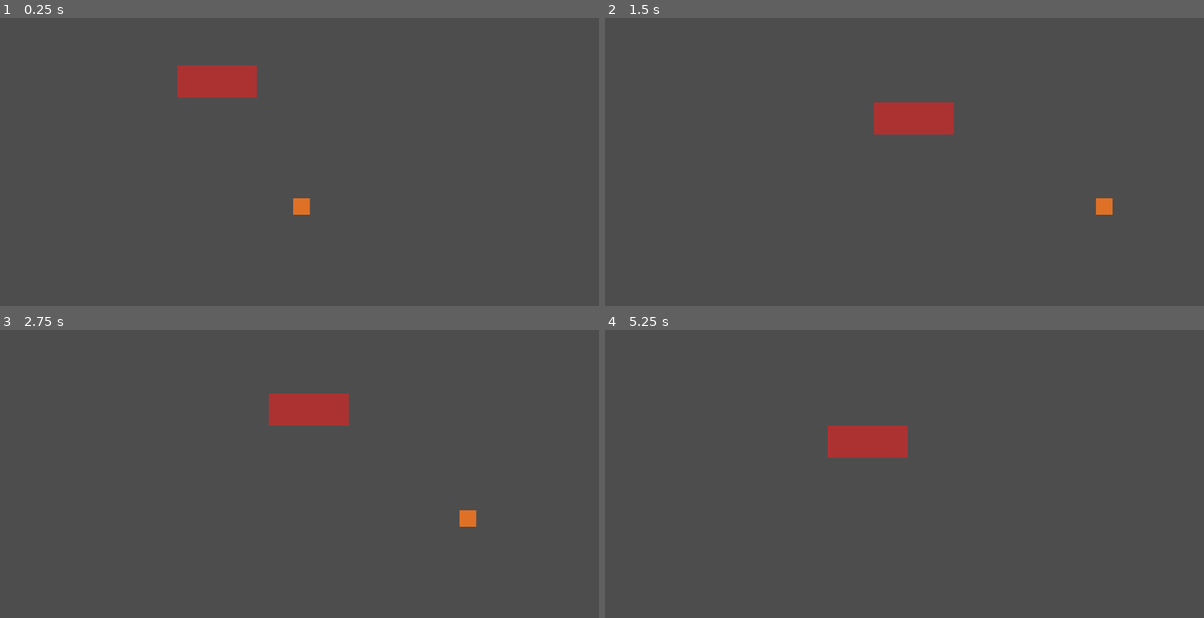
Above: before the commit, frames 1-4 (two rows, left to right).
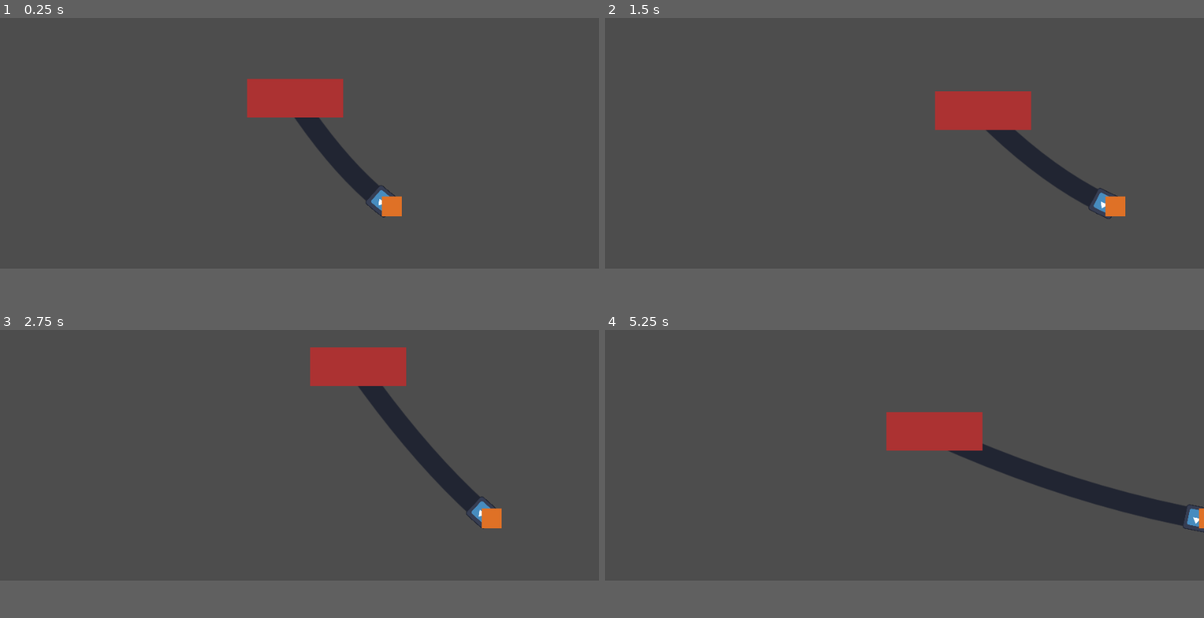
Above: after the commit, the same moments.

Repository: KKrash/TXGJ2024-Summer-
Game: Godot game, scene res://Assets/MainGame.tscn
Same seed, same stepped clock (60 frames per second), same inputs: the game is played once before the commit and once after it. The engine's default icon, where the game draws it, is replaced by a stand-in: a white triangle on a blue panel in a dark square.
Inputs (mouse positions are in pixels of both pictures, inside the frame that each line leads up to):
- Up to frame 1 (0.25 s): no input
- Up to frame 2 (1.5 s): move the mouse to (1036, 121) at 0.52 s; hold D (right) from 0.53 s (still down); tap W (up) at 0.6, 0.77, 1.07, 1.35 s; move the mouse to (784, 156) at 1.27 s
- Up to frame 3 (2.75 s): tap W (up) at 1.52, 1.82, 2.1 s; move the mouse to (359, 376) at 2.02 s; release D (right) at 2.03 s; hold A (left) from 2.03 s (still down)
- Up to frame 4 (5.25 s): move the mouse to (874, 517) at 2.77 s; release A (left) at 2.78 s; hold D (right) 2.78-4.28 s; tap W (up) at 2.85, 3.02, 3.32, 3.6, 3.77, 4.07, 4.35, 4.52, 4.82, 5.1 s; move the mouse to (1084, 499) at 3.52 s; move the mouse to (724, 399) at 4.27 s; hold A (left) 4.28-5.03 s; move the mouse to (934, 450) at 5.02 s; hold D (right) from 5.03 s (still down)
In our replay, the window is 799x449 before the commit and 799x399 after it. These sizes can differ from the game's own. Grey fills any space a smaller window leaves; there, only what the larger window draws over its background counts as a difference.

The runs differ from the first frame. In frame 1, 5.2% of the frame differs, in the area x 29-68%, y 16-70%; in frame 2, 4.7%; in frame 3, 6.0%, in the area x 44-84%, y 5-70%; in frame 4, 5.8%.

Commit message:
rope

Diff:
--- a/LilGuyShooter/Assets/EnemyTestScene.tscn
+++ b/LilGuyShooter/Assets/EnemyTestScene.tscn
@@ -1,6 +1,22 @@
-[gd_scene load_steps=4 format=3 uid="uid://dyb622yxbktq0"]
+[gd_scene load_steps=7 format=3 uid="uid://vclnmq5abuq5"]
 
 [ext_resource type="Script" path="res://Scripts/jumper.gd" id="1_40vhp"]
+[ext_resource type="Texture2D" uid="uid://cq63i8c054hqw" path="res://icon.svg" id="2_k2tfs"]
+
+[sub_resource type="AtlasTexture" id="AtlasTexture_nsqgu"]
+atlas = ExtResource("2_k2tfs")
+region = Rect2(32, 32, 32, 32)
+
+[sub_resource type="SpriteFrames" id="SpriteFrames_4y34t"]
+animations = [{
+"frames": [{
+"duration": 1.0,
+"texture": SubResource("AtlasTexture_nsqgu")
+}],
+"loop": true,
+"name": &"default",
+"speed": 5.0
+}]
 
 [sub_resource type="RectangleShape2D" id="RectangleShape2D_gmeiv"]
 
@@ -17,6 +33,8 @@
 metadata/_edit_group_ = true
 
 [node name="AnimatedSprite2D" type="AnimatedSprite2D" parent="jumper"]
+scale = Vector2(0.624081, 0.659153)
+sprite_frames = SubResource("SpriteFrames_4y34t")
 
 [node name="CollisionShape2D" type="CollisionShape2D" parent="jumper"]
 shape = SubResource("RectangleShape2D_gmeiv")
--- a/LilGuyShooter/Assets/MainGame.tscn
+++ b/LilGuyShooter/Assets/MainGame.tscn
@@ -1,7 +1,6 @@
-[gd_scene load_steps=4 format=3 uid="uid://c8grqae4m3fqf"]
+[gd_scene load_steps=3 format=3 uid="uid://c8grqae4m3fqf"]
 
-[ext_resource type="PackedScene" uid="uid://cb4vpux52v3ib" path="res://Assets/Players/Ship.tscn" id="1_3dbry"]
-[ext_resource type="PackedScene" uid="uid://cn08nyghidn3u" path="res://Assets/Players/LilGuy.tscn" id="1_kn7o5"]
+[ext_resource type="PackedScene" uid="uid://bngy5crnj0bf8" path="res://Assets/Players/GuyandShip.tscn" id="1_hsins"]
 
 [sub_resource type="WorldBoundaryShape2D" id="WorldBoundaryShape2D_o6pjb"]
 
@@ -10,14 +9,13 @@
 [node name="Camera2D" type="Camera2D" parent="."]
 zoom = Vector2(4, 4)
 
-[node name="SpaceMan" parent="." instance=ExtResource("1_kn7o5")]
-position = Vector2(1, 2)
-
-[node name="Ship" parent="." instance=ExtResource("1_3dbry")]
-position = Vector2(-51, -35)
-
 [node name="StaticBody2D" type="StaticBody2D" parent="."]
+collision_layer = 6
+collision_mask = 6
 
 [node name="CollisionShape2D" type="CollisionShape2D" parent="StaticBody2D"]
-position = Vector2(0, 37)
+position = Vector2(-3, 39)
 shape = SubResource("WorldBoundaryShape2D_o6pjb")
+
+[node name="GuyandShip" parent="." instance=ExtResource("1_hsins")]
+position = Vector2(-7, 1)
--- /dev/null
+++ b/LilGuyShooter/Assets/Misc/LaserBlast.tscn
@@ -0,0 +1,19 @@
+[gd_scene load_steps=3 format=3 uid="uid://drxde67s6h5gg"]
+
+[ext_resource type="Texture2D" uid="uid://cq63i8c054hqw" path="res://icon.svg" id="1_nkhir"]
+
+[sub_resource type="CapsuleShape2D" id="CapsuleShape2D_40rc2"]
+radius = 4.0
+height = 40.0
+
+[node name="LaserBlast" type="Node2D"]
+
+[node name="Icon" type="Sprite2D" parent="."]
+scale = Vector2(0.287306, 0.0587363)
+texture = ExtResource("1_nkhir")
+
+[node name="StaticBody2D" type="StaticBody2D" parent="."]
+
+[node name="CollisionShape2D" type="CollisionShape2D" parent="StaticBody2D"]
+rotation = 1.5708
+shape = SubResource("CapsuleShape2D_40rc2")
--- /dev/null
+++ b/LilGuyShooter/Assets/Misc/Rope.tscn
@@ -0,0 +1,48 @@
+[gd_scene load_steps=4 format=3 uid="uid://chjlk2nonc8b2"]
+
+[ext_resource type="Texture2D" uid="uid://cq63i8c054hqw" path="res://icon.svg" id="1_cdurj"]
+[ext_resource type="PackedScene" uid="uid://ci3acur26t2v8" path="res://Assets/Misc/RopeSegment.tscn" id="2_636ty"]
+
+[sub_resource type="CircleShape2D" id="CircleShape2D_1nc2i"]
+
+[node name="Rope" type="Node2D"]
+position = Vector2(-2, 0)
+
+[node name="RopeJoint" type="StaticBody2D" parent="."]
+position = Vector2(0, -4)
+
+[node name="CollisionShape2D" type="CollisionShape2D" parent="RopeJoint"]
+position = Vector2(2, 0)
+shape = SubResource("CircleShape2D_1nc2i")
+
+[node name="Icon" type="Sprite2D" parent="RopeJoint"]
+position = Vector2(1.74999, -0.5)
+scale = Vector2(0.128906, 0.132813)
+texture = ExtResource("1_cdurj")
+
+[node name="PinJoint2D2" type="PinJoint2D" parent="."]
+position = Vector2(2, 6)
+scale = Vector2(0.372658, 0.279335)
+node_a = NodePath("../RopeJoint")
+node_b = NodePath("../RopeSegment")
+
+[node name="RopeSegment" parent="." instance=ExtResource("2_636ty")]
+position = Vector2(2, 21)
+
+[node name="RopeSegment2" parent="." instance=ExtResource("2_636ty")]
+position = Vector2(2, 51)
+
+[node name="PinJoint2D" type="PinJoint2D" parent="."]
+position = Vector2(2, 36)
+scale = Vector2(0.24657, -0.363672)
+node_a = NodePath("../RopeSegment")
+node_b = NodePath("../RopeSegment2")
+
+[node name="RopeSegment3" parent="." instance=ExtResource("2_636ty")]
+position = Vector2(2, 81)
+
+[node name="PinJoint2D3" type="PinJoint2D" parent="."]
+position = Vector2(2, 66)
+scale = Vector2(0.393036, 0.248396)
+node_a = NodePath("../RopeSegment2")
+node_b = NodePath("../RopeSegment3")
--- /dev/null
+++ b/LilGuyShooter/Assets/Misc/RopeSegment.tscn
@@ -0,0 +1,17 @@
+[gd_scene load_steps=3 format=3 uid="uid://ci3acur26t2v8"]
+
+[ext_resource type="Texture2D" uid="uid://cq63i8c054hqw" path="res://icon.svg" id="1_8rp8e"]
+
+[sub_resource type="CapsuleShape2D" id="CapsuleShape2D_wvkrh"]
+radius = 3.0
+height = 31.07
+
+[node name="RopeSegment" type="RigidBody2D"]
+
+[node name="Icon" type="Sprite2D" parent="."]
+scale = Vector2(0.0479057, 0.219575)
+texture = ExtResource("1_8rp8e")
+
+[node name="CollisionShape2D" type="CollisionShape2D" parent="."]
+scale = Vector2(1, 0.967236)
+shape = SubResource("CapsuleShape2D_wvkrh")
--- /dev/null
+++ b/LilGuyShooter/Assets/Misc/Tether.tscn
@@ -0,0 +1,11 @@
+[gd_scene load_steps=3 format=3 uid="uid://dexvc8sgpb0gv"]
+
+[ext_resource type="Script" path="res://Scripts/Tether.gd" id="1_ride0"]
+[ext_resource type="Texture2D" uid="uid://cq63i8c054hqw" path="res://icon.svg" id="2_pmk7j"]
+
+[node name="Tether" type="Node2D"]
+script = ExtResource("1_ride0")
+
+[node name="Line2D" type="Line2D" parent="."]
+texture = ExtResource("2_pmk7j")
+texture_mode = 1
--- /dev/null
+++ b/LilGuyShooter/Assets/Players/GuyandShip.tscn
@@ -0,0 +1,16 @@
+[gd_scene load_steps=4 format=3 uid="uid://bngy5crnj0bf8"]
+
+[ext_resource type="PackedScene" uid="uid://cn08nyghidn3u" path="res://Assets/Players/LilGuy.tscn" id="1_4n1je"]
+[ext_resource type="PackedScene" uid="uid://cb4vpux52v3ib" path="res://Assets/Players/Ship.tscn" id="2_5sdqe"]
+[ext_resource type="PackedScene" uid="uid://dexvc8sgpb0gv" path="res://Assets/Misc/Tether.tscn" id="3_au54o"]
+
+[node name="GuyandShip" type="Node2D"]
+
+[node name="Tether" parent="." instance=ExtResource("3_au54o")]
+position = Vector2(0, -14)
+
+[node name="SpaceMan" parent="." instance=ExtResource("1_4n1je")]
+position = Vector2(44, 6)
+
+[node name="Ship" parent="." instance=ExtResource("2_5sdqe")]
+position = Vector2(0, -34)
--- a/LilGuyShooter/Assets/Players/LilGuy.tscn
+++ b/LilGuyShooter/Assets/Players/LilGuy.tscn
@@ -22,6 +22,7 @@
 size = Vector2(8, 8)
 
 [node name="SpaceMan" type="CharacterBody2D"]
+collision_mask = 4
 script = ExtResource("1_ycywk")
 
 [node name="AnimatedSpaceMan" type="AnimatedSprite2D" parent="."]
--- a/LilGuyShooter/Assets/Players/Ship.tscn
+++ b/LilGuyShooter/Assets/Players/Ship.tscn
@@ -23,6 +23,7 @@
 
 [node name="Ship" type="CharacterBody2D"]
 scale = Vector2(1.20229, 0.484255)
+collision_mask = 2
 script = ExtResource("1_bnhe5")
 
 [node name="AnimatedShip" type="AnimatedSprite2D" parent="."]
--- a/LilGuyShooter/Scripts/LilGuy.gd
+++ b/LilGuyShooter/Scripts/LilGuy.gd
@@ -1,8 +1,8 @@
 extends CharacterBody2D
 
 
-const SPEED = 100.0
-const JUMP_VELOCITY = -400.0
+const SPEED = 50.0
+const JUMP_VELOCITY = -300.0
 
 # Get the gravity from the project settings to be synced with RigidBody nodes.
 var gravity = ProjectSettings.get_setting("physics/2d/default_gravity")
@@ -16,6 +16,8 @@
 	# Handle jump.
 	if Input.is_action_just_pressed("up") and is_on_floor():
 		velocity.y = JUMP_VELOCITY
+	if Input.is_action_just_released("up") and not is_on_floor() and velocity.y < 0:
+		velocity.y += 150
 
 	# Get the input direction and handle the movement/deceleration.
 	# As good practice, you should replace UI actions with custom gameplay actions.
--- a/LilGuyShooter/Scripts/Ship.gd
+++ b/LilGuyShooter/Scripts/Ship.gd
@@ -1,8 +1,12 @@
 extends CharacterBody2D
-const SPEED = 2500
+const SPEED = 100
 func _physics_process(delta):
 	var vel: Vector2 =  (get_global_mouse_position()-global_position)
-	if(vel.length()>SPEED*0.25):
-		vel = vel.normalized()*SPEED*2
+	if(vel.length()>1):
+		vel = vel.normalized()*SPEED
 	velocity = vel
 	move_and_slide()
+
+func _process(delta):
+
+	return
--- /dev/null
+++ b/LilGuyShooter/Scripts/Tether.gd
@@ -0,0 +1,39 @@
+extends Node2D
+
+
+# Properties
+var pointA : CharacterBody2D
+var pointB : CharacterBody2D
+var ropeLength : float = 100.0
+var slack : float = 15.0
+var segments : int = 10
+
+# Example: Set pointA and pointB references
+
+
+func _ready():
+	# Initialize the Line2D
+	var line = Line2D.new()
+	pointA = $"../SpaceMan"
+	pointB = $"../Ship"
+	add_child(line)
+
+func _process(delta):
+	# Update the positions of the points and the rope visual representation
+	var segment_length = ropeLength / segments
+	var rope_points = []
+
+	# Calculate intermediate points based on segments
+	for i in range(segments + 1):
+		var t = i / float(segments)
+		var point = lerp(pointA.position + Vector2(0,0), pointB.position+ Vector2(0,15), t)
+		point.y += slack * (1.0 - t * t)  # Apply gravity-like slack
+		rope_points.append(point)
+
+	# Update Line2D
+	var line = get_node("Line2D")
+	line.points = rope_points
+
+# Helper function to interpolate between two Vector2 points
+func lerp(a, b, t):
+	return a + (b - a) * t
--- a/LilGuyShooter/project.godot
+++ b/LilGuyShooter/project.godot
@@ -14,6 +14,11 @@
 run/main_scene="res://Assets/MainGame.tscn"
 config/features=PackedStringArray("4.2", "Forward Plus")
 config/icon="res://icon.svg"
+
+[display]
+
+window/size/viewport_width=960
+window/size/viewport_height=480
 
 [input]
 
@@ -37,3 +42,13 @@
 "events": [Object(InputEventKey,"resource_local_to_scene":false,"resource_name":"","device":-1,"window_id":0,"alt_pressed":false,"shift_pressed":false,"ctrl_pressed":false,"meta_pressed":false,"pressed":false,"keycode":0,"physical_keycode":68,"key_label":0,"unicode":100,"echo":false,"script":null)
 ]
 }
+shoot={
+"deadzone": 0.5,
+"events": [Object(InputEventMouseButton,"resource_local_to_scene":false,"resource_name":"","device":-1,"window_id":0,"alt_pressed":false,"shift_pressed":false,"ctrl_pressed":false,"meta_pressed":false,"button_mask":0,"position":Vector2(0, 0),"global_position":Vector2(0, 0),"factor":1.0,"button_index":1,"canceled":false,"pressed":false,"double_click":false,"script":null)
+]
+}
+
+[rendering]
+
+textures/size/viewport_height=320
+textures/size/viewport_width=640
